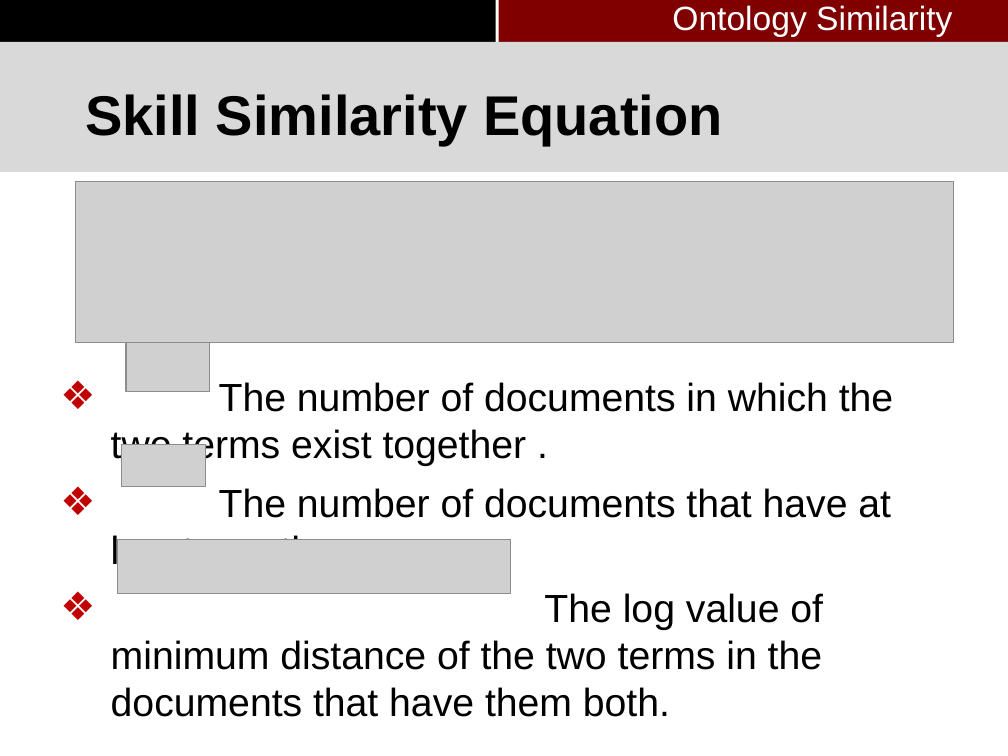
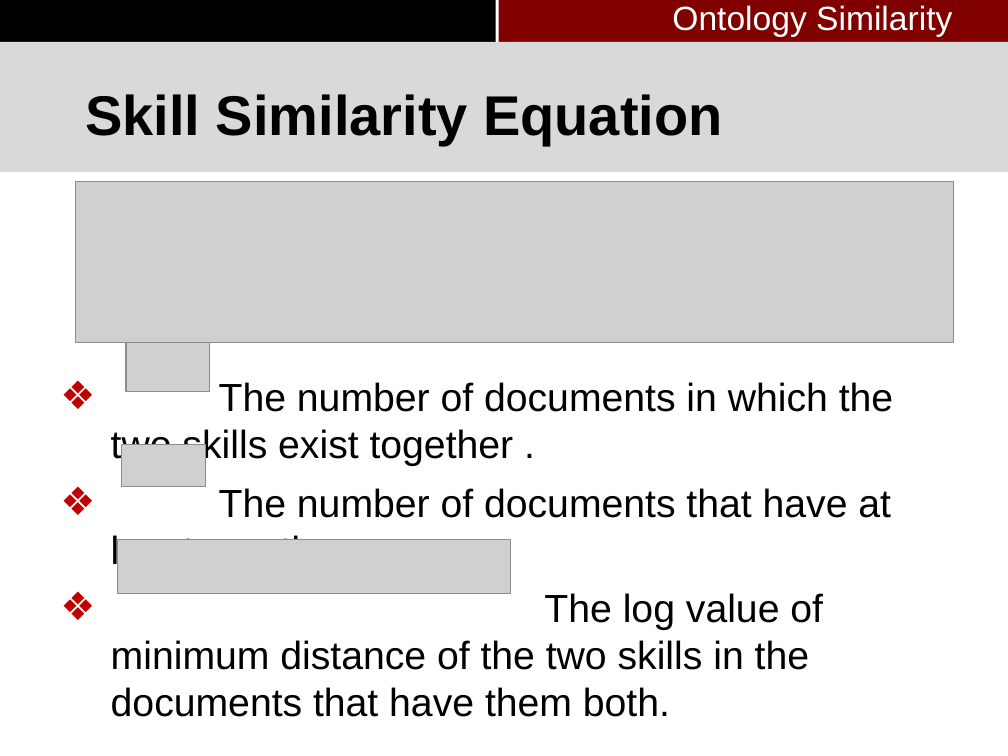
Before and after one commit to pkushiqiang/thesis, a slide deck: slide 47 of media/Master's thesis-4.pptx (slide 48 before the commit). Drawn at 1008x756 pixels with LibreOffice and Linux fonts; fonts in the diff are those of the drawing; grey boxes stand for pictures; background and template pictures are left out. Boxes give left, top, right and bottom in pixels: in the first picture for what was removed or moved away, otherwise in the second. Text is boxed around its words. In the diff, an @@ line names an element or a change of style, - is before the commit and + after.

```diff
--- a/media/Master's thesis-4.pptx
+++ b/media/Master's thesis-4.pptx
@@ text at bbox=[111, 382, 893, 467]: text changed @@
-❖ The number of documents in which the two terms exist together .
+❖ The number of documents in which the two skills exist together .
@@ text at bbox=[111, 593, 823, 717]: text changed @@
-❖ The log value of minimum distance of the two terms in the documents that have them both.
+❖ The log value of minimum distance of the two skills in the documents that have them both.
```
Also in this commit, not shown: 8 other slides changed, 2 slides removed, 2 other files.
